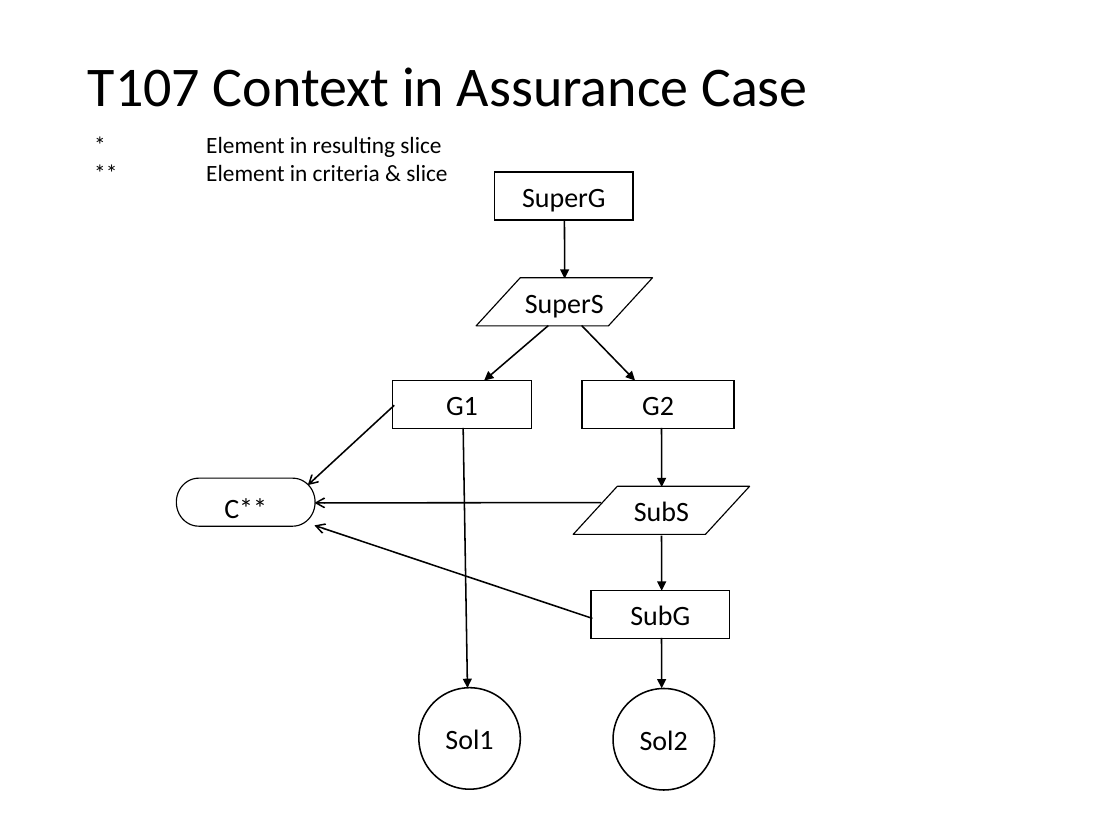
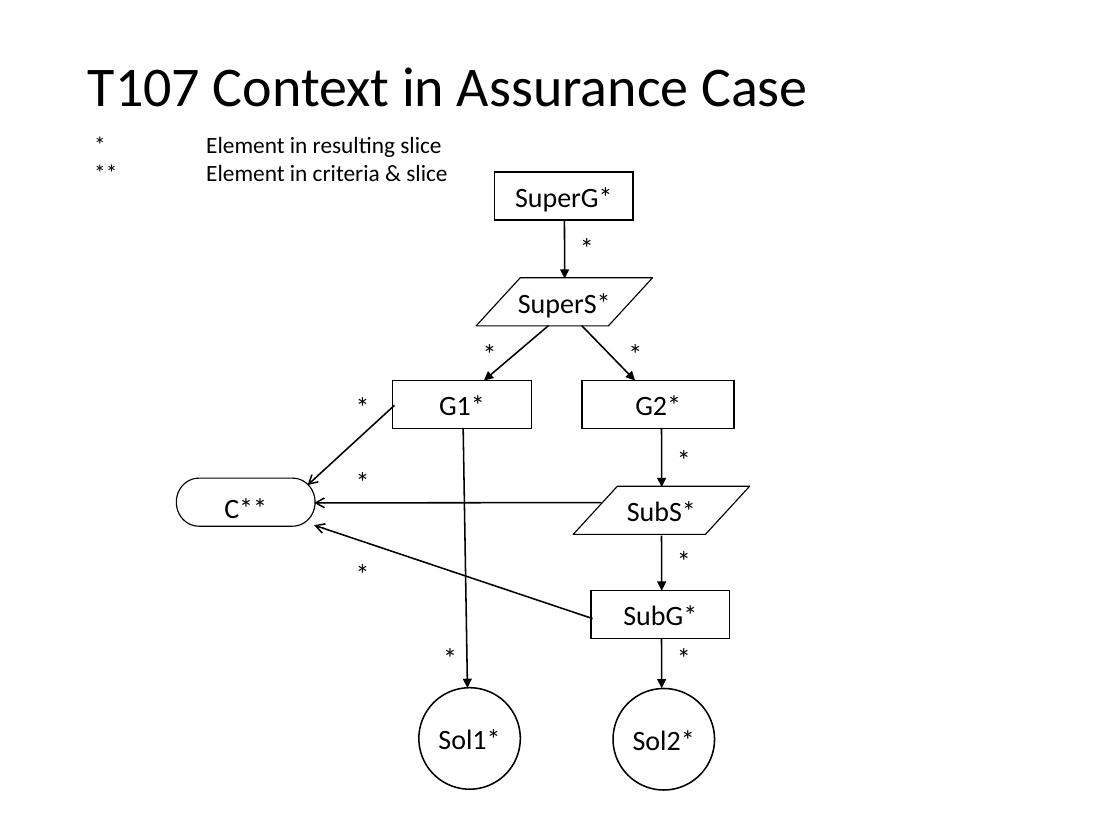
Before and after one commit to nlsfung/MMINT_Examples, a slide deck: slide 9 of GSNSliceRecheckTestSuite/TestSuite.ppt. Drawn at 1120x840 pixels with LibreOffice and Linux fonts; fonts in the diff are those of the drawing. Boxes give left, top, right and bottom in pixels: in the first picture for what was removed or moved away, otherwise in the second. Text is boxed around its words. In the diff, an @@ line names an element or a change of style, - is before the commit and + after.

```diff
--- a/GSNSliceRecheckTestSuite/TestSuite.ppt
+++ b/GSNSliceRecheckTestSuite/TestSuite.ppt
@@ text in rectangle at (515,187,612,212): text changed @@
-SuperG
+SuperG*
@@ text added at (569,225,605,270), 18 pt, text #000000 @@
+*
@@ text in parallelogram at (518,293,611,318): text changed @@
-SuperS
+SuperS*
@@ text added at (472,330,507,375), 18 pt, text #000000 @@
+*
@@ text added at (617,330,653,375), 18 pt, text #000000 @@
+*
@@ text added at (345,384,381,429), 18 pt, text #000000 @@
+*
@@ text in rectangle at (439,395,485,416): text changed @@
-G1
+G1*
@@ text in rectangle at (635,395,681,416): text changed @@
-G2
+G2*
@@ text added at (665,437,701,482), 18 pt, text #000000 @@
+*
@@ text added at (345,459,381,504), 18 pt, text #000000 @@
+*
@@ text in parallelogram at (627,501,696,522): text changed @@
-SubS
+SubS*
@@ text added at (665,538,701,582), 18 pt, text #000000 @@
+*
@@ text added at (345,551,381,596), 18 pt, text #000000 @@
+*
@@ text in rectangle at (623,605,697,626): text changed @@
-SubG
+SubG*
@@ text added at (432,635,468,680), 18 pt, text #000000 @@
+*
@@ text added at (665,635,701,680), 18 pt, text #000000 @@
+*
@@ text in ellipse at (438,729,500,750): text changed @@
-Sol1
+Sol1*
@@ text in ellipse at (633,730,695,751): text changed @@
-Sol2
+Sol2*
```
Also in this commit, not shown: 12 other slides changed.
